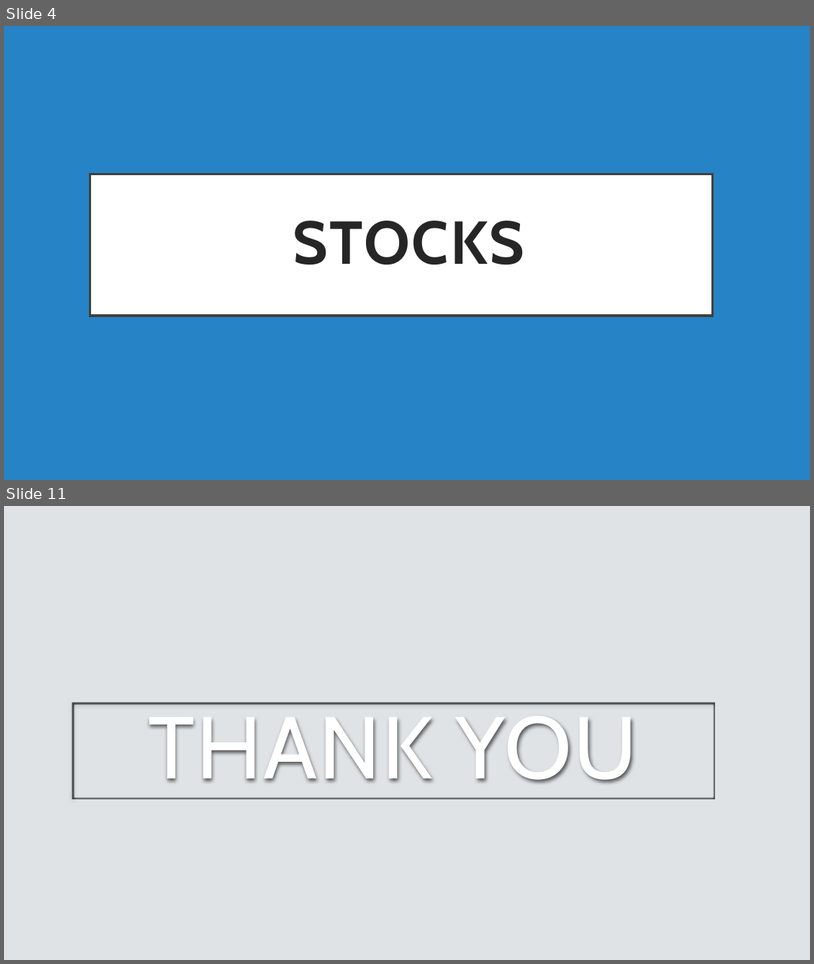
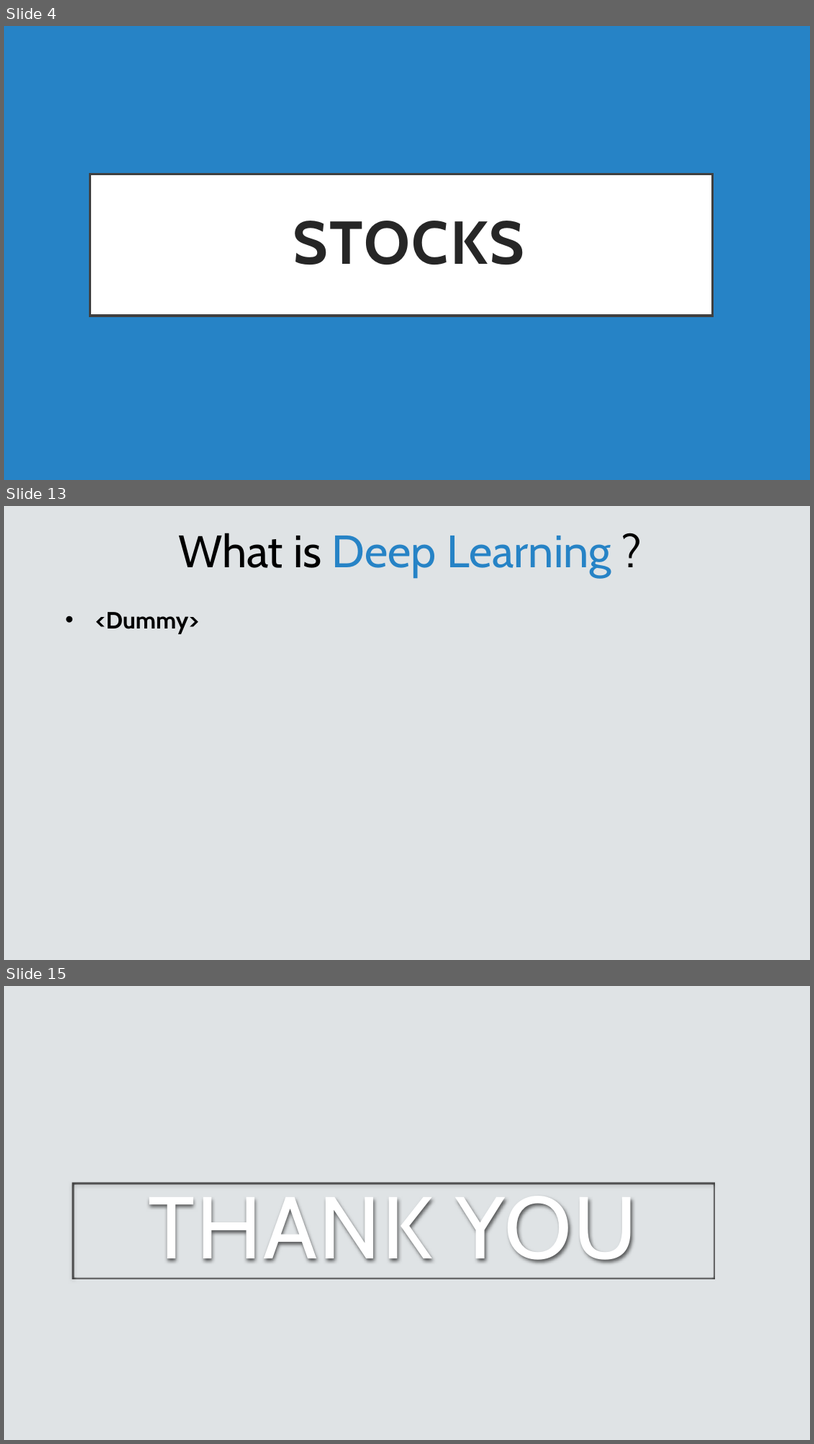
Before and after one commit to l4zy0n3/Stocks, a slide deck: Docs/Stock Market Sentiment Analysis and Price Prediction.pptx. Shown one above the other, each under a label of ours: slides 4 and 11 before the commit, slides 4, 13 and 15 after it; the slides between them are not shown. The pictures are 814x964 and 814x1444 pixels, drawn with LibreOffice and Linux fonts; fonts in the diff are those of the drawing. Boxes give left, top, right and bottom in pixels: in the first picture for what was removed or moved away, otherwise in the second. Text is boxed around its words. In the diff, an @@ line names an element or a change of style, - is before the commit and + after.

```diff
--- a/Docs/Stock Market Sentiment Analysis and Price Prediction.pptx
+++ b/Docs/Stock Market Sentiment Analysis and Price Prediction.pptx
@@ slide 13 added at (x1=4, y1=506, x2=810, y2=960), background #DFE3E5 @@
@@ text added at (x1=178, y1=533, x2=612, y2=577), 54 pt, text #2683C6 @@
+What is Deep Learning ?
@@ text added at (x1=95, y1=612, x2=199, y2=633), 28 pt, text #000000, bold @@
+• <Dummy>
@@ what was slide 11 is now slide 15 @@
```
Also in this commit, not shown: 6 slides changed, 4 other slides added, 1 slide removed.
